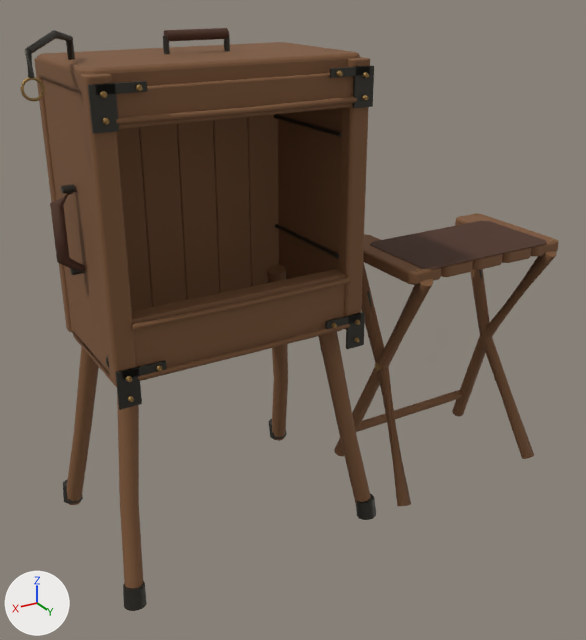
The FBX model unity/GloomhavenVR.Assets/Assets/Bundle/TownServices/Furniture/merchant.fbx as it was, and as the next commit left it.
Camera for both pictures: a 50 mm lens placed at (2.03, 2.05, 1.89), pointed at (0.62, -0.3, 0.71). The axes (+X, +Y, +Z) are drawn at lower left. The lights are the same throughout. The first picture is the older version. Vertices at exactly the same position are counted once.

In view in the first picture: 'GroundSupport00_Cabinet folding trestle_DarkWood', 'GroundSupport02_Cabinet folding trestle.001_DarkWood', 'GroundSupport04_Cabinet folding trestle.002_DarkWood', 'GroundSupport06_Cabinet folding trestle.003_DarkWood', 'GroundSupport08_Ledger folding support_DarkWood', 'GroundSupport09_Ledger folding support.001_DarkWood', 'GroundSupport10_Ledger folding support.002_DarkWood', 'GroundSupport11_Ledger folding support.003_DarkWood', 'merchant_DarkWood', 'merchant_ForgedIron', 'merchant_Leather' and 5 more.
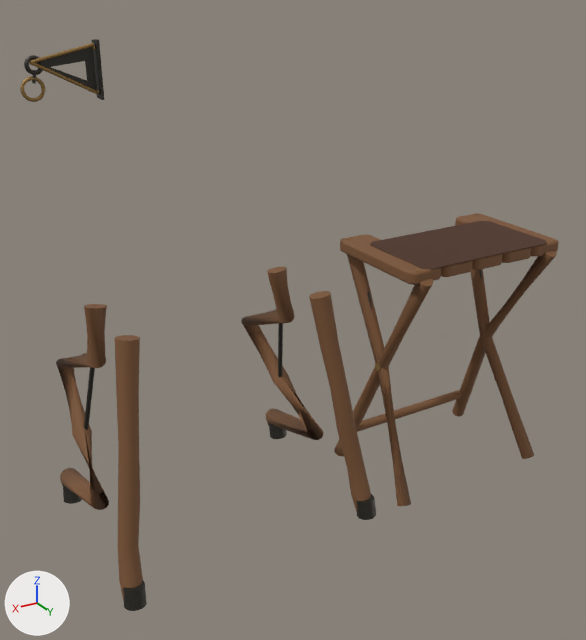
Where the change shows, as pixel boxes [x1, y1, x2, y2] in the pictures (586 x 640 px; the box of a moved part takes in the faces that stretch with it):
'merchant_DarkWood', reshaped (58% narrower, 44% shorter)
    before: [34, 42, 559, 432]
    after: [340, 213, 559, 432]
'merchant_ForgedIron', reshaped
    before: [25, 30, 496, 410]
    after: [24, 39, 496, 430]
'merchant_Leather', reshaped (64% narrower, 80% shorter)
    before: [50, 28, 546, 271]
    after: [370, 221, 546, 269]
'GroundSupport02_Cabinet folding trestle.001_DarkWood', reshaped
    before: [67, 346, 99, 505]
    after: [56, 304, 109, 510]
'GroundSupport06_Cabinet folding trestle.003_DarkWood', reshaped (277% wider)
    before: [267, 265, 288, 441]
    after: [241, 267, 323, 440]
part 1 of me_trestle_iron_stay, moved or reshaped
    before: [163, 36, 170, 54]
    after: [32, 70, 36, 84]
part 2 of me_trestle_iron_stay, added
    after: [37, 47, 97, 91]
part 3 of me_trestle_iron_stay, added
    after: [92, 39, 104, 100]
part 4 of me_trestle_iron_stay, deleted
    before: [61, 36, 374, 410]
part 5 of me_trestle_iron_stay, cut back
    before: [25, 30, 75, 77]
    after: [24, 55, 44, 75]
part 8 of me_cabinet_solid_cheek, deleted (brown)
    before: [34, 42, 370, 387]
part 9 of me_leather_carrying_grip, deleted (brown)
    before: [50, 189, 85, 271]
part 10 of me_leather_carrying_grip, deleted (brown)
    before: [164, 28, 229, 41]

The change, as a list of edits to the scene's bpy script:
```text
Change me_cabinet_solid_cheek:
    used by ob_merchant_darkwood; location = (0.0, 0.0, 0.0)
    remove me_cabinet_solid_cheek.from_pydata(...)  # 4136 vertices, 4123 faces; spans x -0.36..1.39, y -0.55..0.05, z 0.11..1.66
    add me_cabinet_solid_cheek.from_pydata(...)  # 984 vertices, 984 faces; spans x -0.36..0.36, y -0.41..0.05, z 0.11..0.95
    me_cabinet_solid_cheek part 8: 19 loose pieces with 3152 vertices, spanning x 0.51..1.39, y -0.55..0.0, z 0.74..1.66, are deleted
Change me_trestle_iron_stay:
    used by ob_merchant_forgediron; location = (0.0, 0.0, 0.0)
    remove me_trestle_iron_stay.from_pydata(...)  # 2456 vertices, 2332 faces; spans x -0.29..1.52, y -0.55..0.0, z 0.3..1.75
    add me_trestle_iron_stay.from_pydata(...)  # 648 vertices, 610 faces; spans x -0.29..1.52, y -0.55..-0.05, z 0.3..1.73
    me_trestle_iron_stay part 1: the loose piece of 20 vertices spanning x 1.04..1.06, y -0.32..-0.3, z 1.66..1.72 is scaled about its middle by (0.491, -0.5, -0.608), then moved by (0.45, 0.23, -0.04)
    me_trestle_iron_stay part 2: a new loose piece of 144 vertices spanning x 1.35..1.51, y -0.08, z 1.6..1.72, in mat_forgediron (dark grey #48453f)
    me_trestle_iron_stay part 3: a new loose piece of 96 vertices spanning x 1.34, y -0.1..-0.05, z 1.58..1.73, in mat_forgediron (dark grey #48453f)
    me_trestle_iron_stay part 4: 19 loose pieces with 2280 vertices, spanning x 0.49..1.41, y -0.49..0.0, z 0.7..1.72, are deleted
    me_trestle_iron_stay part 5: 1 vertex moved within x 1.5, y -0.08, z 1.7; 55 vertices removed from x 1.33..1.52, y -0.31..-0.07, z 1.6..1.75; 287 vertices added at x 1.48..1.52, y -0.08..-0.07, z 1.65..1.7
Change me_cabinet_folding_trestle_003:
    used by ob_groundsupport06_cabinet_folding_trestle_003_darkwood; location = (0.0, 0.0, 0.0)
    remove me_cabinet_folding_trestle_003.from_pydata(...)  # 36 vertices, 26 faces; spans x 0.459..0.635, y -0.67..-0.416, z -0.003..0.868
    add me_cabinet_folding_trestle_003.from_pydata(...)  # 98 vertices, 86 faces; spans x 0.457..0.637, y -0.804..-0.287, z -0.008..0.867
    me_cabinet_folding_trestle_003 part 7: the whole mesh is rebuilt
Change me_cabinet_folding_trestle_001:
    used by ob_groundsupport02_cabinet_folding_trestle_001_darkwood; location = (0.0, 0.0, 0.0)
    remove me_cabinet_folding_trestle_001.from_pydata(...)  # 36 vertices, 26 faces; spans x 1.265..1.441, y -0.67..-0.416, z -0.003..0.868
    add me_cabinet_folding_trestle_001.from_pydata(...)  # 98 vertices, 86 faces; spans x 1.263..1.443, y -0.804..-0.287, z -0.008..0.867
    me_cabinet_folding_trestle_001 part 6: the whole mesh is rebuilt
Change me_leather_carrying_grip:
    used by ob_merchant_leather; location = (0.0, 0.0, 0.0)
    remove me_leather_carrying_grip.from_pydata(...)  # 331 vertices, 296 faces; spans x -0.3..1.45, y -0.33..0.05, z 0.95..1.73
    add me_leather_carrying_grip.from_pydata(...)  # 191 vertices, 192 faces; spans x -0.3..0.3, y -0.3..0.05, z 0.95..0.96
    me_leather_carrying_grip part 9: the loose piece of 56 vertices spanning x 1.37..1.45, y -0.29..-0.25, z 1.05..1.32 is deleted
    me_leather_carrying_grip part 10: the loose piece of 28 vertices spanning x 0.85..1.05, y -0.33..-0.29, z 1.7..1.73 is deleted
    other edits to the shape of me_leather_carrying_grip do not show in these pictures
```
